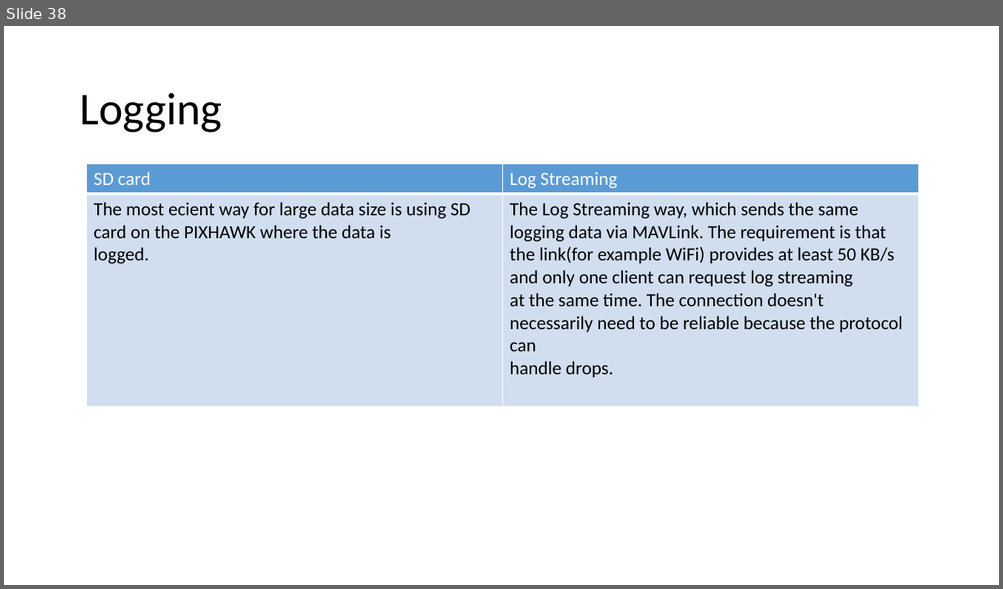
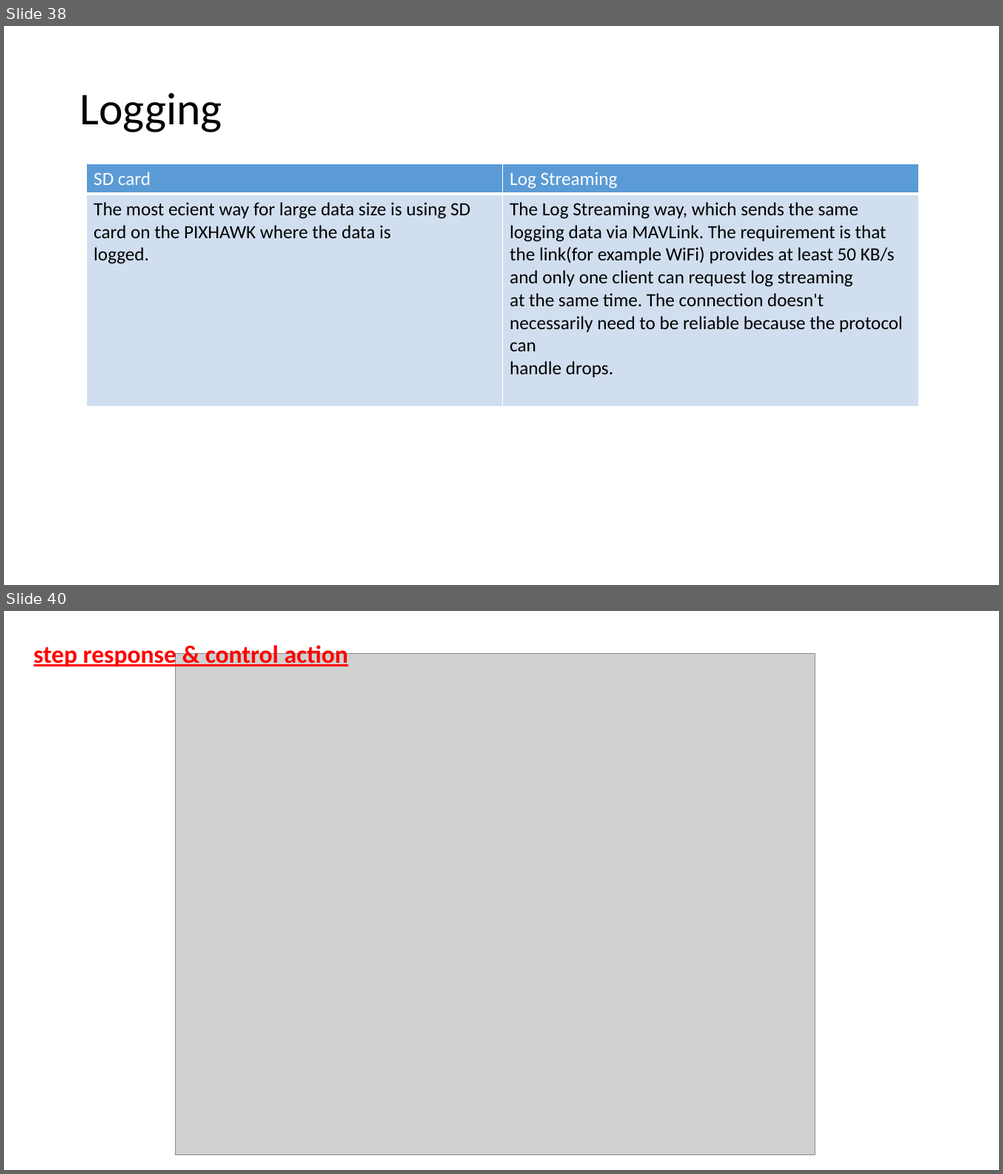
Before and after one commit to mohamedkhattab2019/graduation-project, a slide deck: presentation/Chapters Autopilot & vision and OA.pptx. Shown one above the other, each under a label of ours: slide 38 before the commit, slides 38 and 40 after it; the slides between them are not shown. The pictures are 1003x589 and 1003x1174 pixels, drawn with LibreOffice and Linux fonts; fonts in the diff are those of the drawing; grey boxes stand for pictures. Boxes give left, top, right and bottom in pixels: in the first picture for what was removed or moved away, otherwise in the second. Text is boxed around its words. In the diff, an @@ line names an element or a change of style, - is before the commit and + after.

Commit message:
adding Cruise Controller

```diff
--- a/presentation/Chapters Autopilot & vision and OA.pptx
+++ b/presentation/Chapters Autopilot & vision and OA.pptx
@@ slide 40 added at (x1=4, y1=611, x2=999, y2=1170), background #FFFFFF @@
@@ text added at (x1=34, y1=642, x2=348, y2=669), 24 pt, text #FF0000, bold, underline @@
+step response & control action
@@ picture added at (x1=176, y1=653, x2=815, y2=1156) @@
```
Also in this commit, not shown: 2 other slides added, 1 slide removed, 7 other files.
